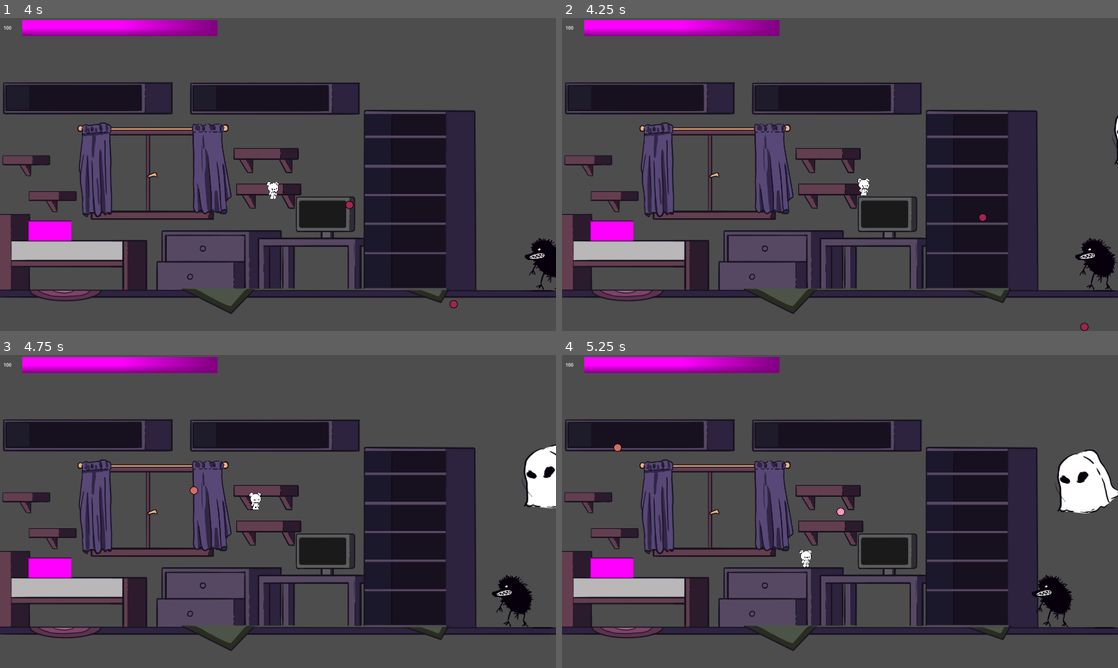
Above: before the commit, frames 1-4 (two rows, left to right).
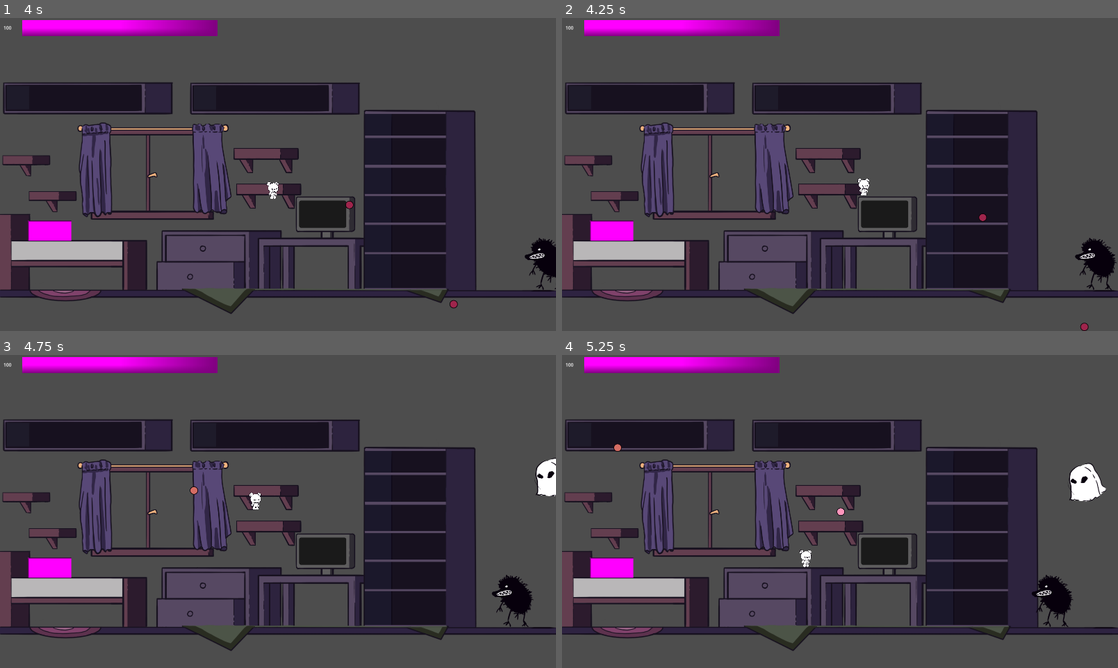
Above: after the commit, the same moments.

Repository: Karanval/CatStack
Game: Godot game, scene res://Scenes/TestScene/TestScene.tscn
Same seed, same stepped clock (60 frames per second), same inputs: the game is played once before the commit and once after it.
Inputs (mouse positions are in pixels of both pictures, inside the frame that each line leads up to):
- Up to frame 1 (4 s): tap Enter at 0.5 s; move the mouse to (400, 158) at 0.52 s; press the mouse at (400, 158) at 0.53 s; hold D (Right) 0.53-2.03 s; tap Space (Jump) at 0.77, 1.52, 3.02, 3.77 s; move the mouse to (166, 190) at 1.27 s; release the mouse at (166, 190) at 1.28 s; click (166, 190) at 1.35 s; move the mouse to (333, 105) at 2.02 s; press the mouse at (333, 105) at 2.03 s; hold A (Left) 2.03-2.78 s; move the mouse to (250, 237) at 2.77 s; release the mouse at (250, 237) at 2.78 s; hold D (Right) from 2.78 s (still down); click (250, 237) at 2.85 s; move the mouse to (444, 221) at 3.52 s; press the mouse at (444, 221) at 3.53 s
- Up to frame 2 (4.25 s): keep holding D (Right)
- Up to frame 3 (4.75 s): move the mouse to (111, 464) at 4.27 s; release D (Right) at 4.28 s; release the mouse at (111, 464) at 4.28 s; hold A (Left) from 4.28 s (still down); click (111, 464) at 4.35 s; tap Space (Jump) at 4.52 s
- Up to frame 4 (5.25 s): move the mouse to (867, 511) at 5.02 s; release A (Left) at 5.03 s; press the mouse at (867, 511) at 5.03 s; hold D (Right) from 5.03 s (still down)

Frame 1 is identical in both runs. In frame 2, less than 0.1% of the frame differs, in the area x 99-100%, y 31-47%; in frame 3, 0.7%; in frame 4, 1.2%, in the area x 88-100%, y 30-51%.

Commit message:
Shrink ghost

Diff:
--- a/Scenes/Monsters/GhostMonster.tscn
+++ b/Scenes/Monsters/GhostMonster.tscn
@@ -4,8 +4,8 @@
 [ext_resource type="Script" uid="uid://bo0kqwcq8s5w7" path="res://Scenes/Monsters/ghost_monster.gd" id="1_ltl8p"]
 
 [sub_resource type="CapsuleShape2D" id="CapsuleShape2D_ltl8p"]
-radius = 82.0
-height = 250.0
+radius = 52.0
+height = 132.0
 
 [node name="GhostMonster" type="RigidBody2D" groups=["monsters"]]
 collision_layer = 4
@@ -14,8 +14,9 @@
 script = ExtResource("1_ltl8p")
 
 [node name="Sprite2D" type="Sprite2D" parent="."]
+scale = Vector2(0.6, 0.6)
 texture = ExtResource("1_3xbhu")
 
 [node name="CollisionShape2D" type="CollisionShape2D" parent="."]
-position = Vector2(-8, 3)
+position = Vector2(-7, -1)
 shape = SubResource("CapsuleShape2D_ltl8p")
